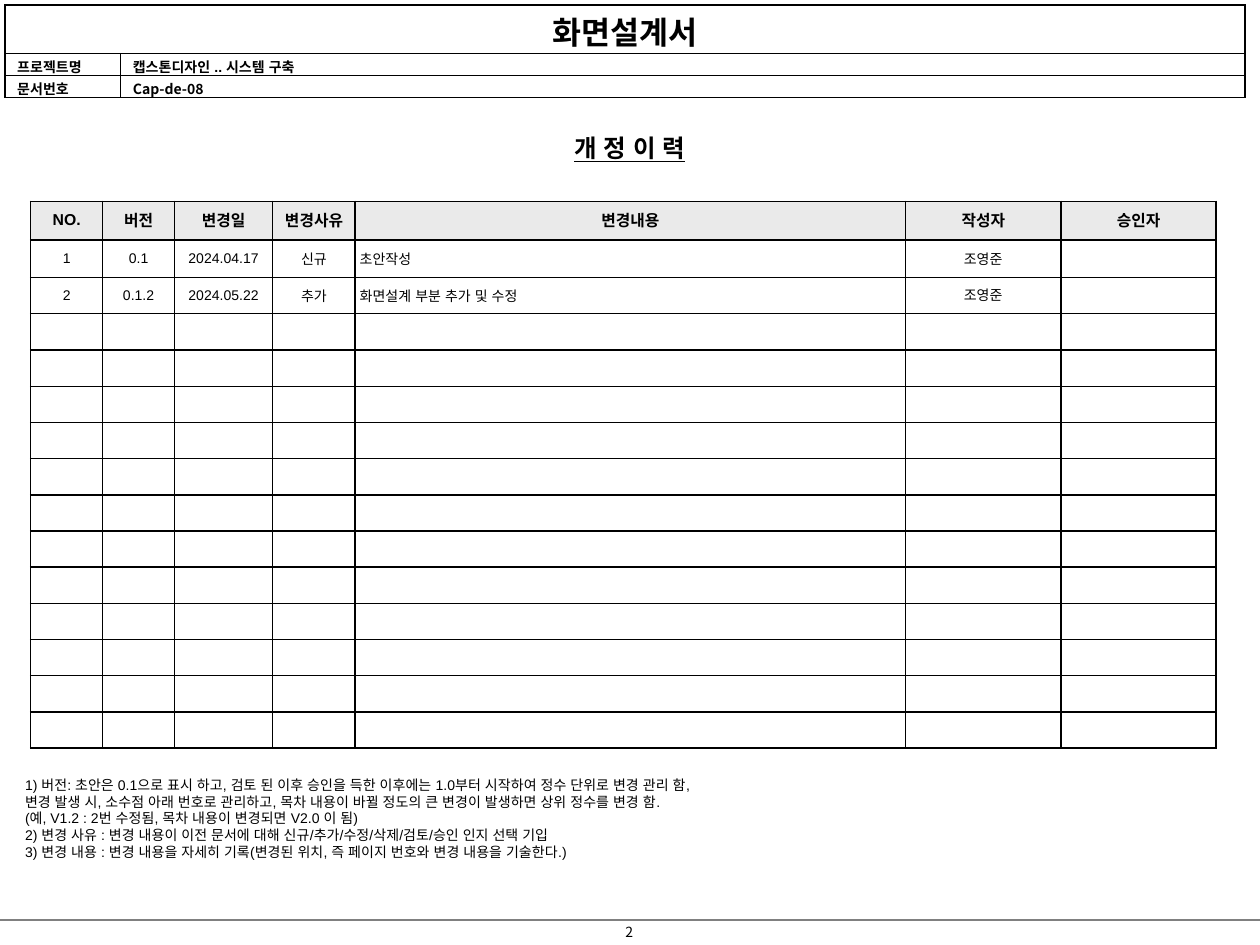
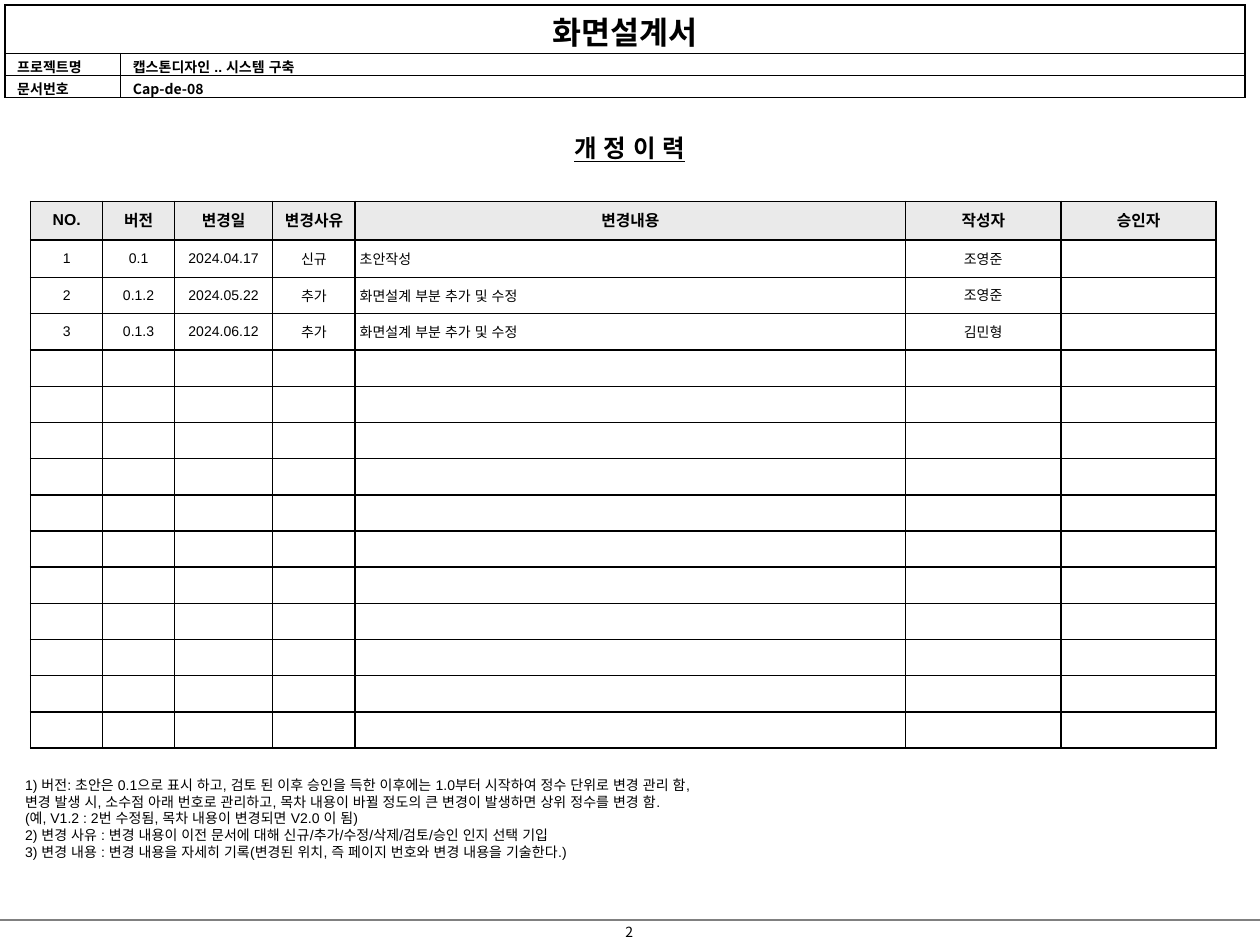
Before and after one commit to jiyong706/debug, a slide deck: slide 2 of debug 산출물/화면 설계서/2024_05_22화면설계서-V0.1.2.pptx. Drawn at 1260x945 pixels with LibreOffice and Linux fonts; fonts in the diff are those of the drawing. Boxes give left, top, right and bottom in pixels: in the first picture for what was removed or moved away, otherwise in the second. Text is boxed around its words. In the diff, an @@ line names an element or a change of style, - is before the commit and + after.

```diff
--- a/debug 산출물/화면 설계서/2024_05_22화면설계서-V0.1.2.pptx
+++ b/debug 산출물/화면 설계서/2024_05_22화면설계서-V0.1.2.pptx
@@ table at (30,202,1215,750) @@
+row 4: 3 | 0.1.3 | 2024.06.12 | 추가 | 화면설계 부분 추가 및 수정 | 김민형 | 
-row 15:  |  |  |  |  |  | 
```
Also in this commit, not shown: 16 other slides changed, 2 slides added, 2 slides removed.
